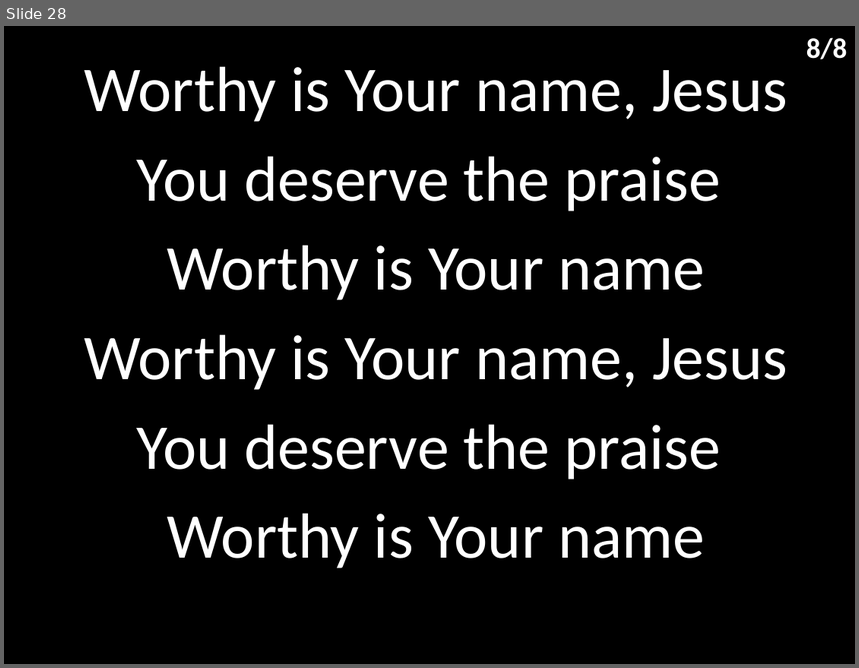
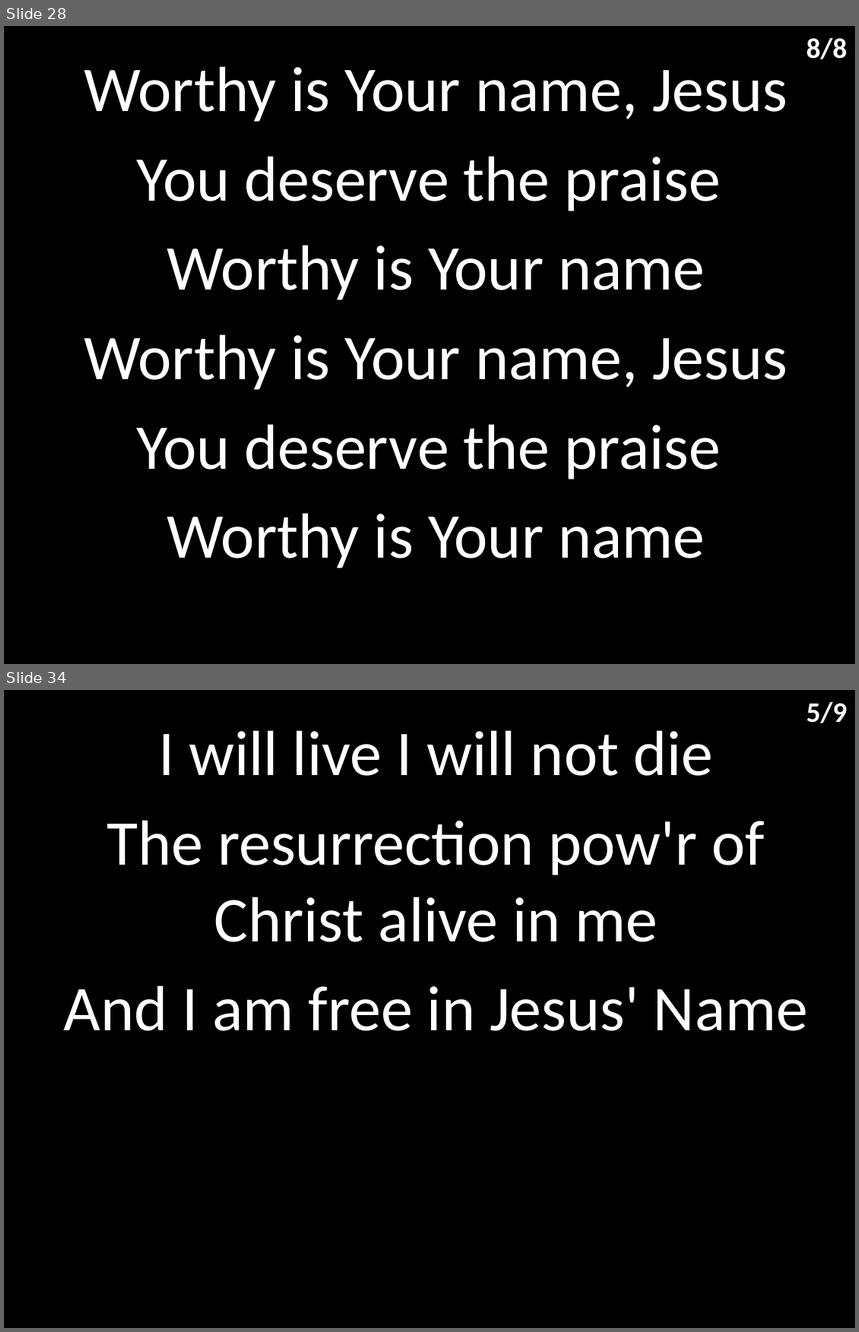
Before and after one commit to hoo-are-ya/worship, a slide deck: docs/songs_24-10-2021.pptx. Shown one above the other, each under a label of ours: slide 28 before the commit, slides 28 and 34 after it; the slides between them are not shown. The pictures are 859x668 and 859x1332 pixels, drawn with LibreOffice and Linux fonts; fonts in the diff are those of the drawing. Boxes give left, top, right and bottom in pixels: in the first picture for what was removed or moved away, otherwise in the second. Text is boxed around its words. In the diff, an @@ line names an element or a change of style, - is before the commit and + after.

Commit message:
added in jesus name

```diff
--- a/docs/songs_24-10-2021.pptx
+++ b/docs/songs_24-10-2021.pptx
@@ slide 34 added at (x1=4, y1=690, x2=855, y2=1328), background #000000 @@
@@ text added at (x1=807, y1=701, x2=848, y2=723), 24 pt, text #FFFFFF, bold @@
+5/9
@@ subtitle added at (x1=64, y1=730, x2=808, y2=1031), 54 pt, text #FFFFFF @@
+I will live I will not die
+The resurrection pow'r of Christ alive in me
+And I am free in Jesus' Name
```
Also in this commit, not shown: 9 other slides added, 1 other file.
